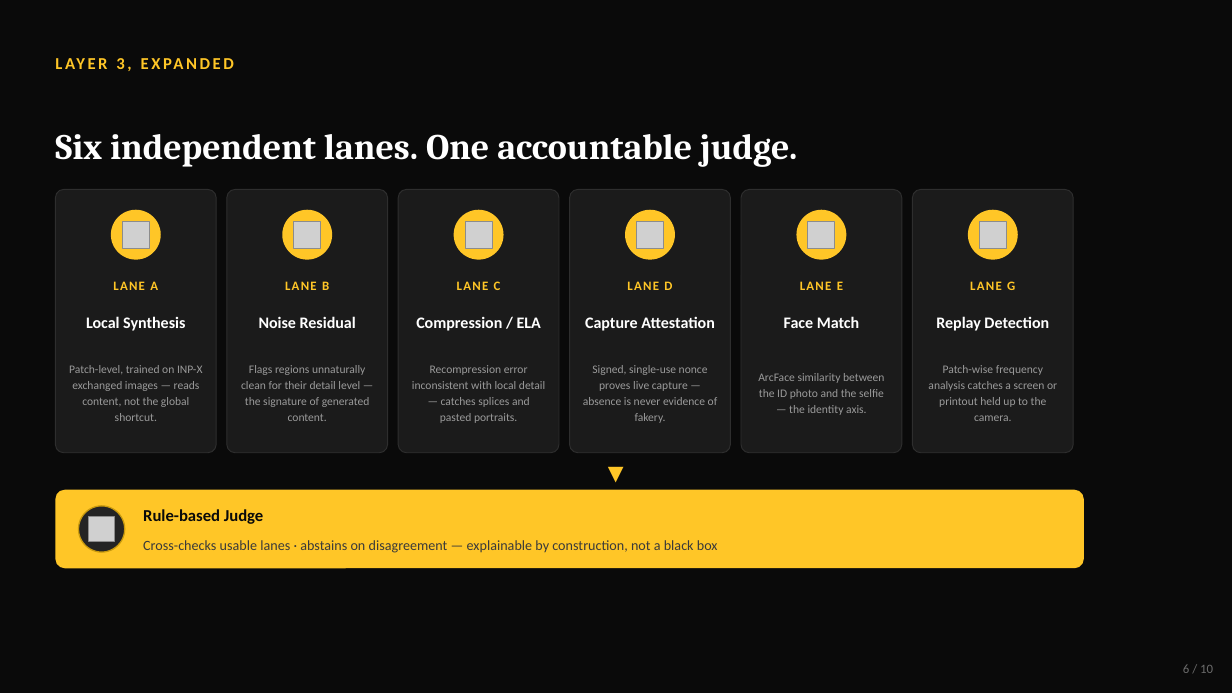
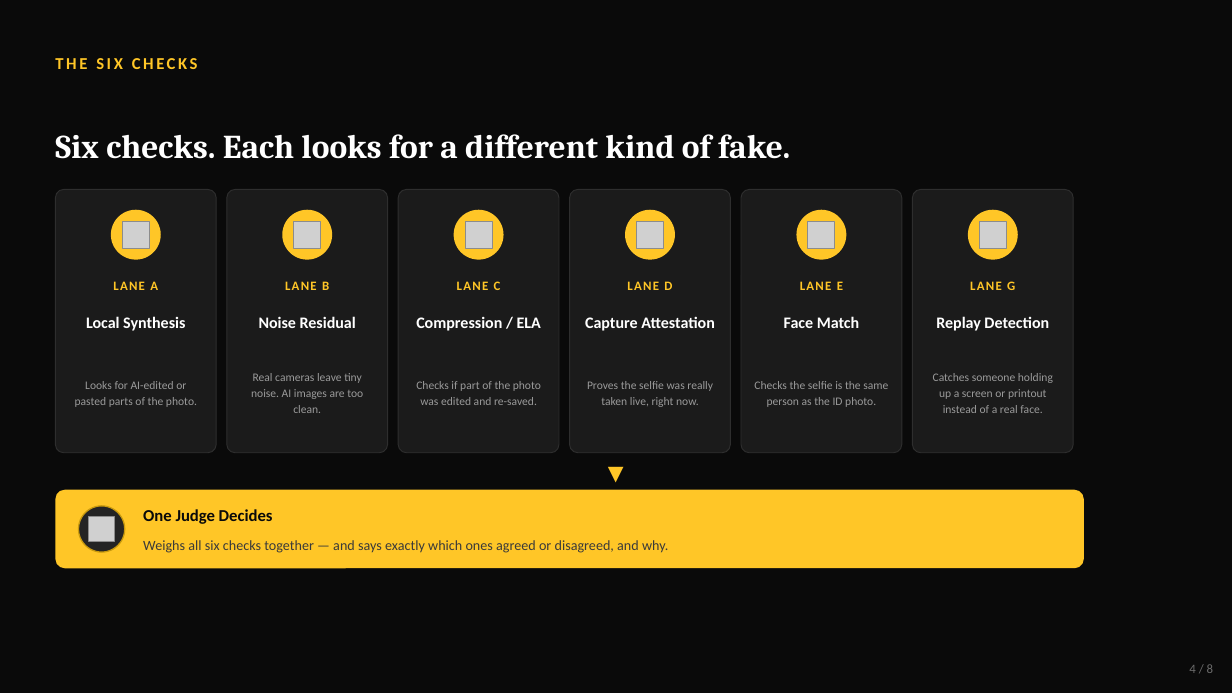
Before and after one commit to abhinavteja123/VeriLens, a slide deck: slide 4 of pitch/VeriLens_Pitch.pptx (slide 6 before the commit). Drawn at 1232x693 pixels with LibreOffice and Linux fonts; fonts in the diff are those of the drawing; grey boxes stand for pictures. Boxes give left, top, right and bottom in pixels: in the first picture for what was removed or moved away, otherwise in the second. Text is boxed around its words. In the diff, an @@ line names an element or a change of style, - is before the commit and + after.

```diff
--- a/pitch/VeriLens_Pitch.pptx
+++ b/pitch/VeriLens_Pitch.pptx
@@ text at bbox=[55, 58, 198, 69]: text changed @@
-LAYER 3, EXPANDED
+THE SIX CHECKS
@@ text at bbox=[55, 134, 790, 159]: text changed; size 28 to 26 pt @@
-Six independent lanes. One accountable judge.
+Six checks. Each looks for a different kind of fake.
@@ text at bbox=[75, 381, 197, 407]: text changed @@
-Patch-level, trained on INP-X exchanged images — reads content, not the global shortcut.
+Looks for AI-edited or pasted parts of the photo.
@@ text at bbox=[251, 373, 363, 413]: text changed @@
-Flags regions unnaturally clean for their detail level — the signature of generated content.
+Real cameras leave tiny noise. AI images are too clean.
@@ text at bbox=[416, 381, 541, 405]: text changed @@
-Recompression error inconsistent with local detail — catches splices and pasted portraits.
+Checks if part of the photo was edited and re-saved.
@@ text at bbox=[587, 381, 713, 407]: text changed @@
-Signed, single-use nonce proves live capture — absence is never evidence of fakery.
+Proves the selfie was really taken live, right now.
@@ text at bbox=[754, 381, 888, 407]: text changed @@
-ArcFace similarity between the ID photo and the selfie — the identity axis.
+Checks the selfie is the same person as the ID photo.
@@ text at bbox=[933, 373, 1053, 413]: text changed @@
-Patch-wise frequency analysis catches a screen or printout held up to the camera.
+Catches someone holding up a screen or printout instead of a real face.
@@ text at bbox=[143, 509, 273, 524]: text changed @@
-Rule-based Judge
+One Judge Decides
@@ text at bbox=[143, 540, 668, 553]: text changed @@
-Cross-checks usable lanes · abstains on disagreement — explainable by construction, not a black box
+Weighs all six checks together — and says exactly which ones agreed or disagreed, and why.
@@ text at bbox=[1189, 664, 1213, 673]: text changed @@
-6 / 10
+4 / 8
```
Also in this commit, not shown: 1 other slide changed, 5 slides added, 7 slides removed, 14 other files.
